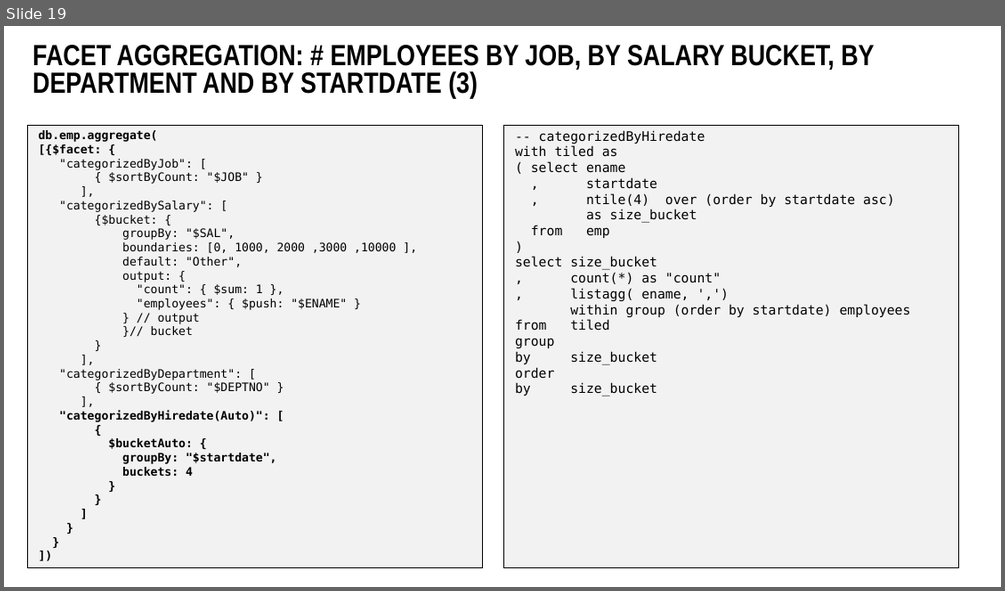
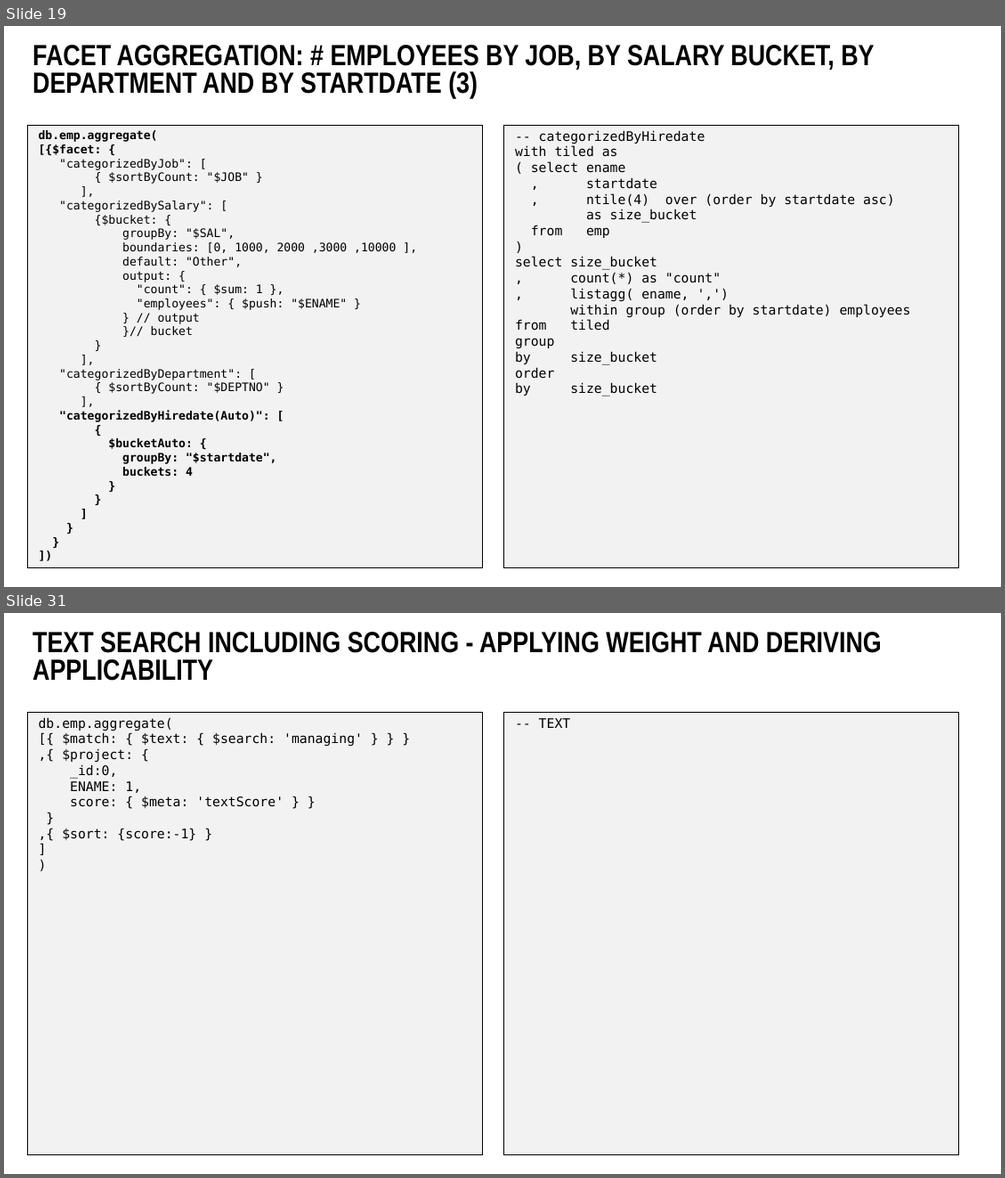
Before and after one commit to lucasjellema/sig-nosql-mongodb, a slide deck: mongodb-find-agg-vs-oracle-sql.pptx. Shown one above the other, each under a label of ours: slide 19 before the commit, slides 19 and 31 after it; the slides between them are not shown. The pictures are 1005x591 and 1005x1178 pixels, drawn with LibreOffice and Linux fonts; fonts in the diff are those of the drawing; background and template pictures are left out. Boxes give left, top, right and bottom in pixels: in the first picture for what was removed or moved away, otherwise in the second. Text is boxed around its words. In the diff, an @@ line names an element or a change of style, - is before the commit and + after.

Commit message:
Adding geo, text, nested & materialized

```diff
--- a/mongodb-find-agg-vs-oracle-sql.pptx
+++ b/mongodb-find-agg-vs-oracle-sql.pptx
@@ slide 31 added at (x1=4, y1=613, x2=1001, y2=1174), background #FFFFFF @@
@@ title added at (x1=32, y1=632, x2=882, y2=681), 40 pt, text #000000, bold @@
+TEXT SEARCH INCLUDING SCORING - APPLYING WEIGHT AND DERIVING APPLICABILITY
@@ rectangle added at (x1=27, y1=712, x2=482, y2=1155), fill #F2F2F2, outline #000000 0.5 pt @@
@@ text added at (x1=39, y1=717, x2=363, y2=841), 18 pt, text #000000 @@
+db.emp.aggregate(
+[{ $match: { $text: { $search: 'managing' } } }
+,{ $project: {
+_id:0,
+ENAME: 1,
+score: { $meta: 'textScore' } }
+}
+,{ $sort: {score:-1} }
+]
+)
@@ rectangle added at (x1=503, y1=712, x2=958, y2=1155), fill #F2F2F2, outline #000000 0.5 pt @@
@@ text added at (x1=539, y1=718, x2=571, y2=728), 18 pt, text #000000 @@
+-- TEXT
```
Also in this commit, not shown: 11 other slides added.
